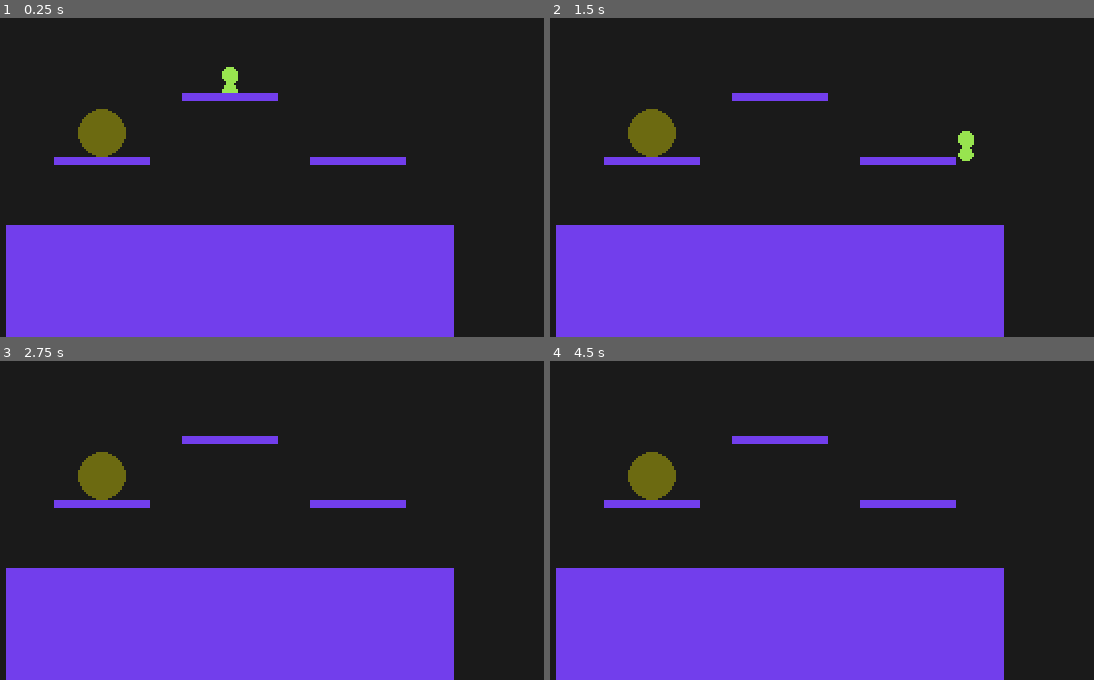
Above: before the commit, frames 1-4 (two rows, left to right).
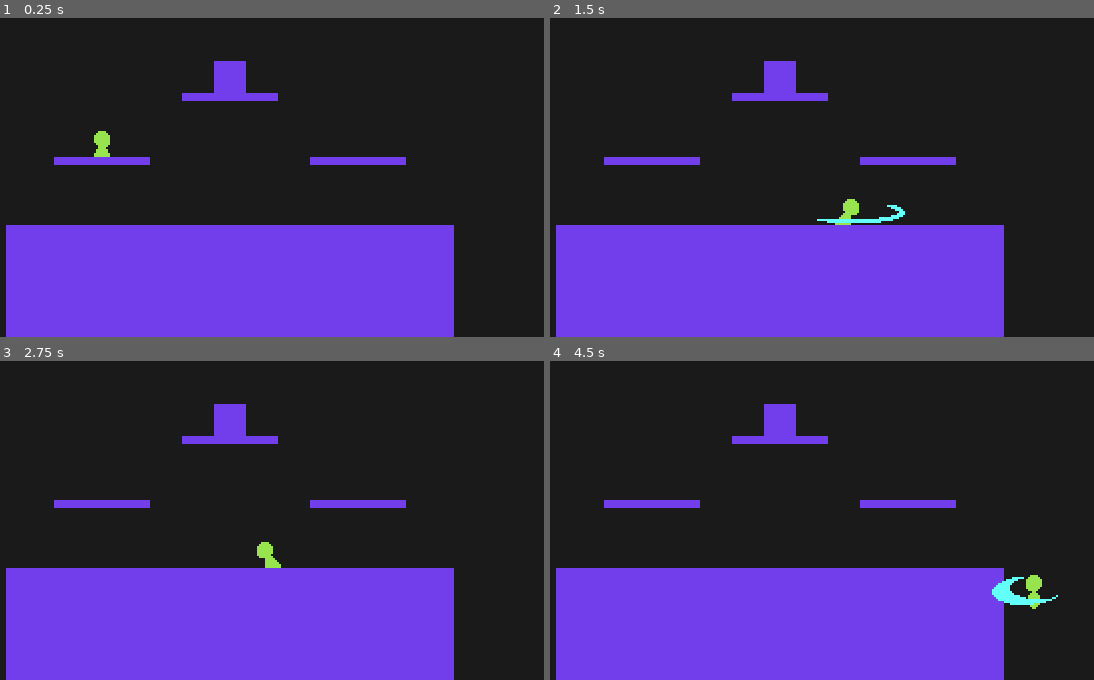
Above: after the commit, the same moments.

Repository: youssefevan/platform-fighter
Game: Godot game, scene res://World.tscn
Two runs of this game, one before a commit and one after it. Both use one fixed random seed, a clock stepped at 60 frames per second and the inputs below.
Inputs:
- Up to frame 1 (0.25 s): no input
- Up to frame 2 (1.5 s): tap Enter at 0.5 s; hold Right (right) from 0.53 s (still down); tap X (attack) at 0.6, 1.35 s; tap Z (jump) at 0.77 s
- Up to frame 3 (2.75 s): tap Z (jump) at 1.52 s; release Right (right) at 2.03 s; hold Left (left) from 2.03 s (still down); tap X (attack) at 2.1 s
- Up to frame 4 (4.5 s): release Left (left) at 2.78 s; hold Right (right) 2.78-4.28 s; tap X (attack) at 2.85, 3.6, 4.35 s; tap Z (jump) at 3.02, 3.77 s; hold Left (left) from 4.28 s (still down)

The runs differ from the first frame. In frame 1, 1.6% of the frame differs, in the area x 14-46%, y 13-44%; in frame 2, 2.2%, in the area x 14-78%, y 13-65%; in frame 3, 1.8%; in frame 4, 2.2%.

Commit message:
change timber up air

Diff:
--- a/PlatformFighter/Scenes/CharacterBase.tscn
+++ b/PlatformFighter/Scenes/CharacterBase.tscn
@@ -17,9 +17,6 @@
 
 [sub_resource type="RectangleShape2D" id=1]
 extents = Vector2( 4, 8 )
-
-[sub_resource type="CircleShape2D" id=3]
-radius = 3.0
 
 [sub_resource type="CapsuleShape2D" id=2]
 radius = 4.0
@@ -52,6 +49,7 @@
 air_speed = 90.0
 air_jumps = 1
 jumpsquat_frames = 4
+knockback_modifier = 100.0
 
 [node name="ECB" type="CollisionShape2D" parent="."]
 shape = SubResource( 1 )
@@ -64,7 +62,6 @@
 [node name="Hitbox" parent="." instance=ExtResource( 13 )]
 
 [node name="Bounds" parent="Hitbox" index="0"]
-shape = SubResource( 3 )
 disabled = true
 
 [node name="Hurtbox" parent="." instance=ExtResource( 12 )]
--- a/PlatformFighter/Scenes/Characters/Timber.tscn
+++ b/PlatformFighter/Scenes/Characters/Timber.tscn
@@ -7,14 +7,12 @@
 [sub_resource type="RectangleShape2D" id=1]
 extents = Vector2( 4, 6.5 )
 
-[sub_resource type="CapsuleShape2D" id=36]
-radius = 6.0
-height = 22.0
-
 [sub_resource type="CapsuleShape2D" id=2]
 radius = 4.0
 height = 6.0
 
+[sub_resource type="CircleShape2D" id=37]
+
 [sub_resource type="Animation" id=31]
 resource_name = "AerialDown"
 length = 0.466667
@@ -30,6 +28,90 @@
 "transitions": PoolRealArray( 1, 1, 1 ),
 "update": 1,
 "values": [ Rect2( 0, 192, 32, 64 ), Rect2( 32, 192, 32, 64 ), Rect2( 64, 192, 32, 64 ) ]
+}
+tracks/1/type = "value"
+tracks/1/path = NodePath("Hitbox/Bounds:shape")
+tracks/1/interp = 1
+tracks/1/loop_wrap = true
+tracks/1/imported = false
+tracks/1/enabled = true
+tracks/1/keys = {
+"times": PoolRealArray( 0, 0.0500001 ),
+"transitions": PoolRealArray( 1, 1 ),
+"update": 1,
+"values": [ null, SubResource( 37 ) ]
+}
+tracks/2/type = "value"
+tracks/2/path = NodePath("Hitbox/Bounds:disabled")
+tracks/2/interp = 1
+tracks/2/loop_wrap = true
+tracks/2/imported = false
+tracks/2/enabled = true
+tracks/2/keys = {
+"times": PoolRealArray( 0, 0.05, 0.166667 ),
+"transitions": PoolRealArray( 1, 1, 1 ),
+"update": 1,
+"values": [ true, false, true ]
+}
+tracks/3/type = "value"
+tracks/3/path = NodePath("Hitbox/Bounds:position")
+tracks/3/interp = 1
+tracks/3/loop_wrap = true
+tracks/3/imported = false
+tracks/3/enabled = true
+tracks/3/keys = {
+"times": PoolRealArray( 0, 0.0500001 ),
+"transitions": PoolRealArray( 1, 1 ),
+"update": 1,
+"values": [ Vector2( 0, 0 ), Vector2( 2, 11 ) ]
+}
+tracks/4/type = "value"
+tracks/4/path = NodePath("Hitbox:damage")
+tracks/4/interp = 1
+tracks/4/loop_wrap = true
+tracks/4/imported = false
+tracks/4/enabled = true
+tracks/4/keys = {
+"times": PoolRealArray( 0.05 ),
+"transitions": PoolRealArray( 1 ),
+"update": 0,
+"values": [ 8.0 ]
+}
+tracks/5/type = "value"
+tracks/5/path = NodePath("Hitbox:kb_power")
+tracks/5/interp = 1
+tracks/5/loop_wrap = true
+tracks/5/imported = false
+tracks/5/enabled = true
+tracks/5/keys = {
+"times": PoolRealArray( 0.05 ),
+"transitions": PoolRealArray( 1 ),
+"update": 0,
+"values": [ 200.0 ]
+}
+tracks/6/type = "value"
+tracks/6/path = NodePath("Hitbox:kb_angle")
+tracks/6/interp = 1
+tracks/6/loop_wrap = true
+tracks/6/imported = false
+tracks/6/enabled = true
+tracks/6/keys = {
+"times": PoolRealArray( 0.05 ),
+"transitions": PoolRealArray( 1 ),
+"update": 0,
+"values": [ 70.0 ]
+}
+tracks/7/type = "value"
+tracks/7/path = NodePath("Hitbox/Bounds:rotation_degrees")
+tracks/7/interp = 1
+tracks/7/loop_wrap = true
+tracks/7/imported = false
+tracks/7/enabled = true
+tracks/7/keys = {
+"times": PoolRealArray( 0 ),
+"transitions": PoolRealArray( 1 ),
+"update": 0,
+"values": [ 0.0 ]
 }
 
 [sub_resource type="CapsuleShape2D" id=35]
@@ -122,7 +204,7 @@
 "times": PoolRealArray( 0.1 ),
 "transitions": PoolRealArray( 1 ),
 "update": 1,
-"values": [ 200.0 ]
+"values": [ 180.0 ]
 }
 tracks/7/type = "value"
 tracks/7/path = NodePath("Hitbox:kb_angle")
@@ -141,7 +223,7 @@
 
 [sub_resource type="Animation" id=25]
 resource_name = "AerialSide"
-length = 0.400001
+length = 0.466668
 step = 0.0166667
 tracks/0/type = "value"
 tracks/0/path = NodePath("Sprite:region_rect")
@@ -213,7 +295,7 @@
 "times": PoolRealArray( 0.1 ),
 "transitions": PoolRealArray( 1 ),
 "update": 1,
-"values": [ 150.0 ]
+"values": [ 170.0 ]
 }
 tracks/6/type = "value"
 tracks/6/path = NodePath("Hitbox:kb_angle")
@@ -240,6 +322,10 @@
 "values": [ 0.0 ]
 }
 
+[sub_resource type="CapsuleShape2D" id=38]
+radius = 9.0
+height = 4.0
+
 [sub_resource type="Animation" id=30]
 resource_name = "AerialUp"
 length = 0.2
@@ -251,10 +337,94 @@
 tracks/0/imported = false
 tracks/0/enabled = true
 tracks/0/keys = {
-"times": PoolRealArray( 0, 0.0333333, 0.0833333, 0.133333 ),
-"transitions": PoolRealArray( 1, 1, 1, 1 ),
-"update": 1,
-"values": [ Rect2( 128, 96, 32, 64 ), Rect2( 160, 96, 32, 64 ), Rect2( 192, 96, 32, 64 ), Rect2( 224, 96, 32, 64 ) ]
+"times": PoolRealArray( 0, 0.0333333, 0.0833333 ),
+"transitions": PoolRealArray( 1, 1, 1 ),
+"update": 1,
+"values": [ Rect2( 128, 96, 32, 64 ), Rect2( 160, 96, 32, 64 ), Rect2( 192, 96, 32, 64 ) ]
+}
+tracks/1/type = "value"
+tracks/1/path = NodePath("Hitbox/Bounds:shape")
+tracks/1/interp = 1
+tracks/1/loop_wrap = true
+tracks/1/imported = false
+tracks/1/enabled = true
+tracks/1/keys = {
+"times": PoolRealArray( 0, 0.0333334 ),
+"transitions": PoolRealArray( 1, 1 ),
+"update": 1,
+"values": [ null, SubResource( 38 ) ]
+}
+tracks/2/type = "value"
+tracks/2/path = NodePath("Hitbox/Bounds:disabled")
+tracks/2/interp = 1
+tracks/2/loop_wrap = true
+tracks/2/imported = false
+tracks/2/enabled = true
+tracks/2/keys = {
+"times": PoolRealArray( 0, 0.0333333, 0.0833333 ),
+"transitions": PoolRealArray( 1, 1, 1 ),
+"update": 1,
+"values": [ true, false, true ]
+}
+tracks/3/type = "value"
+tracks/3/path = NodePath("Hitbox/Bounds:position")
+tracks/3/interp = 1
+tracks/3/loop_wrap = true
+tracks/3/imported = false
+tracks/3/enabled = true
+tracks/3/keys = {
+"times": PoolRealArray( 0, 0.0333334 ),
+"transitions": PoolRealArray( 1, 1 ),
+"update": 0,
+"values": [ Vector2( 0, 0 ), Vector2( 1, -17 ) ]
+}
+tracks/4/type = "value"
+tracks/4/path = NodePath("Hitbox/Bounds:rotation_degrees")
+tracks/4/interp = 1
+tracks/4/loop_wrap = true
+tracks/4/imported = false
+tracks/4/enabled = true
+tracks/4/keys = {
+"times": PoolRealArray( 0, 0.0333333 ),
+"transitions": PoolRealArray( 1, 1 ),
+"update": 0,
+"values": [ 0.0, 90.0 ]
+}
+tracks/5/type = "value"
+tracks/5/path = NodePath("Hitbox:damage")
+tracks/5/interp = 1
+tracks/5/loop_wrap = true
+tracks/5/imported = false
+tracks/5/enabled = true
+tracks/5/keys = {
+"times": PoolRealArray( 0.0333333 ),
+"transitions": PoolRealArray( 1 ),
+"update": 0,
+"values": [ 12.0 ]
+}
+tracks/6/type = "value"
+tracks/6/path = NodePath("Hitbox:kb_power")
+tracks/6/interp = 1
+tracks/6/loop_wrap = true
+tracks/6/imported = false
+tracks/6/enabled = true
+tracks/6/keys = {
+"times": PoolRealArray( 0.0333333 ),
+"transitions": PoolRealArray( 1 ),
+"update": 0,
+"values": [ 160.0 ]
+}
+tracks/7/type = "value"
+tracks/7/path = NodePath("Hitbox:kb_angle")
+tracks/7/interp = 1
+tracks/7/loop_wrap = true
+tracks/7/imported = false
+tracks/7/enabled = true
+tracks/7/keys = {
+"times": PoolRealArray( 0.0333333 ),
+"transitions": PoolRealArray( 1 ),
+"update": 0,
+"values": [ -70.0 ]
 }
 
 [sub_resource type="Animation" id=3]
@@ -399,7 +569,7 @@
 "times": PoolRealArray( 0.05 ),
 "transitions": PoolRealArray( 1 ),
 "update": 0,
-"values": [ 50.0 ]
+"values": [ 75.0 ]
 }
 tracks/6/type = "value"
 tracks/6/path = NodePath("Hitbox:kb_angle")
@@ -426,6 +596,10 @@
 "values": [ 0.0 ]
 }
 
+[sub_resource type="CapsuleShape2D" id=36]
+radius = 6.0
+height = 22.0
+
 [sub_resource type="Animation" id=13]
 resource_name = "GroundSide"
 length = 0.433333
@@ -461,7 +635,7 @@
 tracks/2/imported = false
 tracks/2/enabled = true
 tracks/2/keys = {
-"times": PoolRealArray( 0, 0.0833333, 0.2 ),
+"times": PoolRealArray( 0, 0.0833333, 0.204 ),
 "transitions": PoolRealArray( 1, 1, 1 ),
 "update": 1,
 "values": [ true, false, true ]
@@ -512,7 +686,7 @@
 "times": PoolRealArray( 0.0833333 ),
 "transitions": PoolRealArray( 1 ),
 "update": 0,
-"values": [ 150.0 ]
+"values": [ 200.0 ]
 }
 tracks/7/type = "value"
 tracks/7/path = NodePath("Hitbox:kb_angle")
@@ -704,16 +878,15 @@
 hframes = 1
 vframes = 1
 region_enabled = true
-region_rect = Rect2( 32, 64, 64, 32 )
+region_rect = Rect2( 0, 0, 32, 32 )
 
 [node name="Hitbox" parent="." index="2"]
-damage = 3.0
-kb_power = 50.0
-kb_angle = -80.0
+damage = 12.0
+kb_power = 220.0
+kb_angle = -70.0
 
 [node name="Bounds" parent="Hitbox" index="0"]
 rotation = 1.5708
-shape = SubResource( 36 )
 disabled = false
 
 [node name="Bounds" parent="Hurtbox" index="0"]
@@ -771,12 +944,7 @@
 script = ExtResource( 3 )
 animation_name = "AerialUp"
 attack_type = 1
-landing_lag = 18
-modify_velocity_y = 2
-velocity_y = -350.0
-y_frames = 1
-y_starting_frame = 1
-freefall = true
+landing_lag = 6
 
 [node name="GroundDown" type="Node" parent="StateManager" index="15"]
 script = ExtResource( 3 )
@@ -792,6 +960,7 @@
 [connection signal="disable_hitbox" from="StateManager/AerialNeutral" to="." method="_on_AerialNeutral_disable_hitbox"]
 [connection signal="disable_hitbox" from="StateManager/GroundSide" to="." method="_on_GroundSide_disable_hitbox"]
 [connection signal="disable_hitbox" from="StateManager/AerialSide" to="." method="_on_AerialSide_disable_hitbox"]
+[connection signal="disable_hitbox" from="StateManager/AerialUp" to="." method="_on_AerialUp_disable_hitbox"]
 
 [editable path="Hitbox"]
 [editable path="Hurtbox"]
--- a/PlatformFighter/Scripts/CharacterBase/character_base.gd
+++ b/PlatformFighter/Scripts/CharacterBase/character_base.gd
@@ -62,7 +62,7 @@
 export var air_jumps: int # some character may have more than one double jump
 export var jumpsquat_frames: int
 
-export var knockback_modifier: float # between 0 and 1; multiplied to knockback; higher make lighter characters
+export var knockback_modifier: float # higher make lighter characters; 100 default
 
 export var port: int
 
@@ -154,3 +154,6 @@
 
 func _on_GroundSide_disable_hitbox():
 	$Hitbox/Bounds.disabled = true
+
+func _on_AerialUp_disable_hitbox():
+	$Hitbox/Bounds.disabled = true
--- a/PlatformFighter/Scripts/hurtbox.gd
+++ b/PlatformFighter/Scripts/hurtbox.gd
@@ -3,9 +3,9 @@
 var got_hit
 var kb_direction
 var kb_power
-var kb
+var damage_percent
 
-signal hit_info(hit, knockback) # got_hit, kb_direction, kb_power, kb
+signal hit_info(hit, kb_dir, kb_pow, d_percent) # got_hit, kb_direction, kb_power, kb
 
 func _on_Hurtbox_area_entered(area):
 	if area.is_in_group("Hitbox"):
@@ -19,9 +19,7 @@
 			kb_direction.x = kb_direction.x
 
 		kb_power = area.kb_power
-		kb = kb_direction * kb_power #* 50
+		damage_percent = area.damage
 		got_hit = true
 
-		print("hit")
-
-		emit_signal("hit_info", got_hit, kb)
+		emit_signal("hit_info", got_hit, kb_direction, kb_power, damage_percent)
--- a/PlatformFighter/Scripts/test.gd
+++ b/PlatformFighter/Scripts/test.gd
@@ -1,17 +1,27 @@
 extends KinematicBody2D
 
 var got_hit = false
-var kb
+var kb_direction
+var kb_power
+var damage_percent
+var percentage = 0
+var knockback_modifier = 100
 
 var grav = 600
 
 var velocity = Vector2.ZERO
 
+func _ready():
+	percentage = 0
+
 func _physics_process(delta):
 	#print(velocity)
 	if got_hit == true:
-		velocity = Vector2.ZERO
-		velocity += kb
+		var knockback = ((((
+			(percentage/10 + (percentage * damage_percent)/20)
+			 * 200/(knockback_modifier+100) * 1.4)
+			 + 18) * 1.33) + kb_power)
+		velocity = kb_direction * knockback
 		got_hit = false
 
 	if !is_on_floor():
@@ -20,13 +30,20 @@
 		pass
 
 	if is_on_floor():
-		velocity.x = lerp(velocity.x, 0, 8 * delta)
+		velocity.x = lerp(velocity.x, 0, 3 * delta)
 	else:
-		velocity.x = lerp(velocity.x, 0, 3 * delta)
+		velocity.x = lerp(velocity.x, 0, 1 * delta)
 
 	velocity = move_and_slide(velocity, Vector2.UP)
 
 
-func _on_Hurtbox_hit_info(hit, knockback):
+func _on_Hurtbox_hit_info(hit, kb_dir, kb_pow, d_percent):
 	got_hit = hit
-	kb = knockback
+	kb_direction = kb_dir
+	kb_power = kb_pow
+	damage_percent = d_percent
+	percentage += damage_percent
+
+
+
+	print(percentage)
--- a/PlatformFighter/World.tscn
+++ b/PlatformFighter/World.tscn
@@ -1,10 +1,9 @@
-[gd_scene load_steps=11 format=2]
+[gd_scene load_steps=10 format=2]
 
 [ext_resource path="res://Sprites/tile.png" type="Texture" id=1]
 [ext_resource path="res://Scenes/Platform.tscn" type="PackedScene" id=2]
 [ext_resource path="res://Scripts/test.gd" type="Script" id=3]
 [ext_resource path="res://Scenes/Characters/Timber.tscn" type="PackedScene" id=4]
-[ext_resource path="res://Sprites/shield1.png" type="Texture" id=5]
 [ext_resource path="res://Scenes/Hurtbox.tscn" type="PackedScene" id=6]
 
 [sub_resource type="ConvexPolygonShape2D" id=2]
@@ -33,11 +32,11 @@
 } ]
 0/z_index = 0
 
-[sub_resource type="CircleShape2D" id=3]
-radius = 12.0
+[sub_resource type="RectangleShape2D" id=3]
+extents = Vector2( 8, 8 )
 
-[sub_resource type="CircleShape2D" id=4]
-radius = 12.0
+[sub_resource type="RectangleShape2D" id=4]
+extents = Vector2( 8, 8 )
 
 [node name="World" type="Node2D"]
 
@@ -56,11 +55,8 @@
 [node name="Platform3" parent="." instance=ExtResource( 2 )]
 position = Vector2( 256, 128 )
 
-[node name="Timber" parent="." instance=ExtResource( 4 )]
-position = Vector2( 192, 72 )
-
 [node name="Test" type="KinematicBody2D" parent="."]
-position = Vector2( 128, 96 )
+position = Vector2( 192, 84 )
 collision_layer = 2
 script = ExtResource( 3 )
 __meta__ = {
@@ -69,7 +65,7 @@
 
 [node name="Sprite" type="Sprite" parent="Test"]
 position = Vector2( -3.8147e-06, 1.90735e-06 )
-texture = ExtResource( 5 )
+texture = ExtResource( 1 )
 
 [node name="Collider" type="CollisionShape2D" parent="Test"]
 shape = SubResource( 3 )
@@ -79,6 +75,10 @@
 [node name="Bounds" parent="Test/Hurtbox" index="0"]
 shape = SubResource( 4 )
 
+[node name="Timber" parent="." instance=ExtResource( 4 )]
+position = Vector2( 128, 120 )
+knockback_modifier = 0.0
+
 [connection signal="area_entered" from="Test/Hurtbox" to="Test/Hurtbox" method="_on_Hurtbox_area_entered"]
 [connection signal="hit_info" from="Test/Hurtbox" to="Test" method="_on_Hurtbox_hit_info"]
 
Not shown: 1 places in PlatformFighter/Scenes/CharacterBase.tscn that only renumber resources
Not shown: 1 places in PlatformFighter/Scenes/Characters/Timber.tscn that only renumber resources
Binary file changed: PlatformFighter/Sprites/Characters/timber.png
